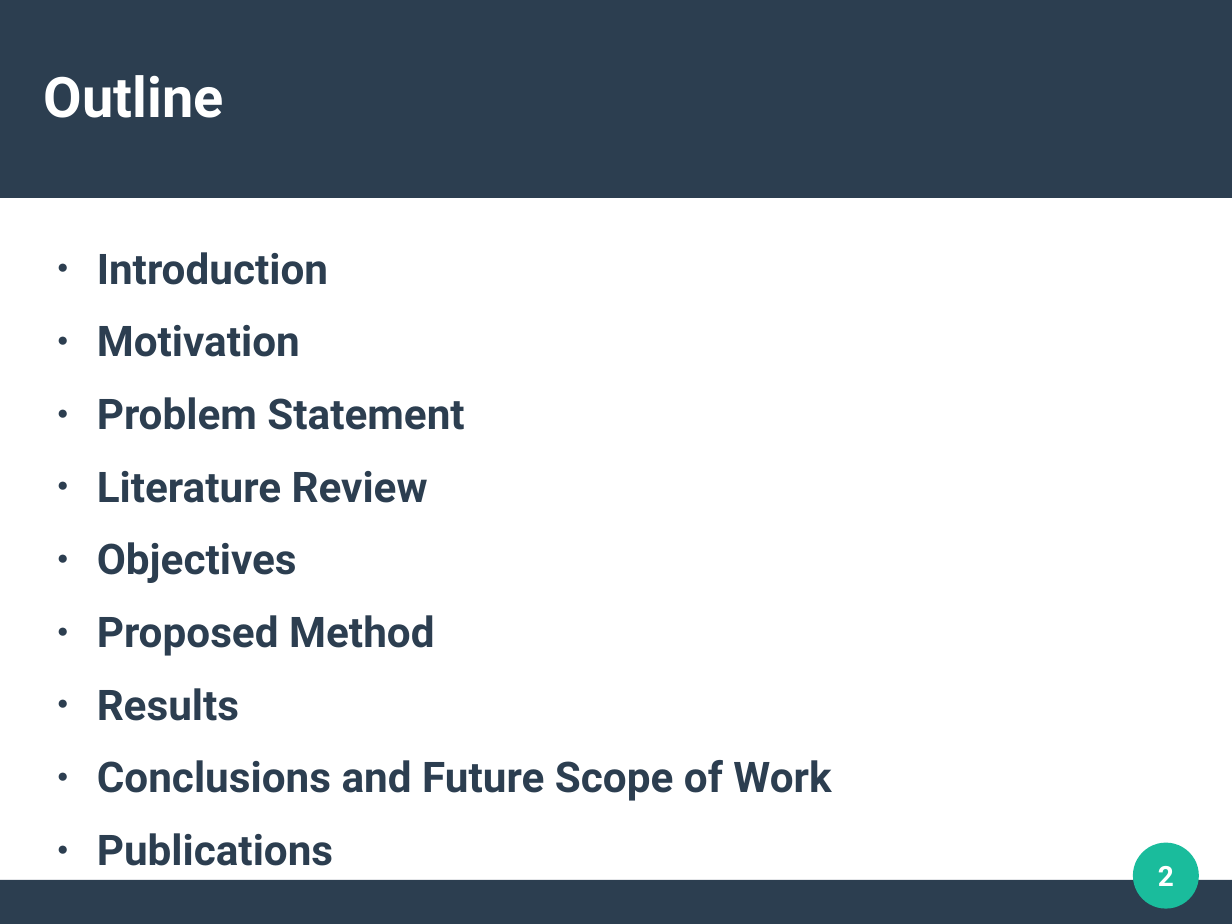
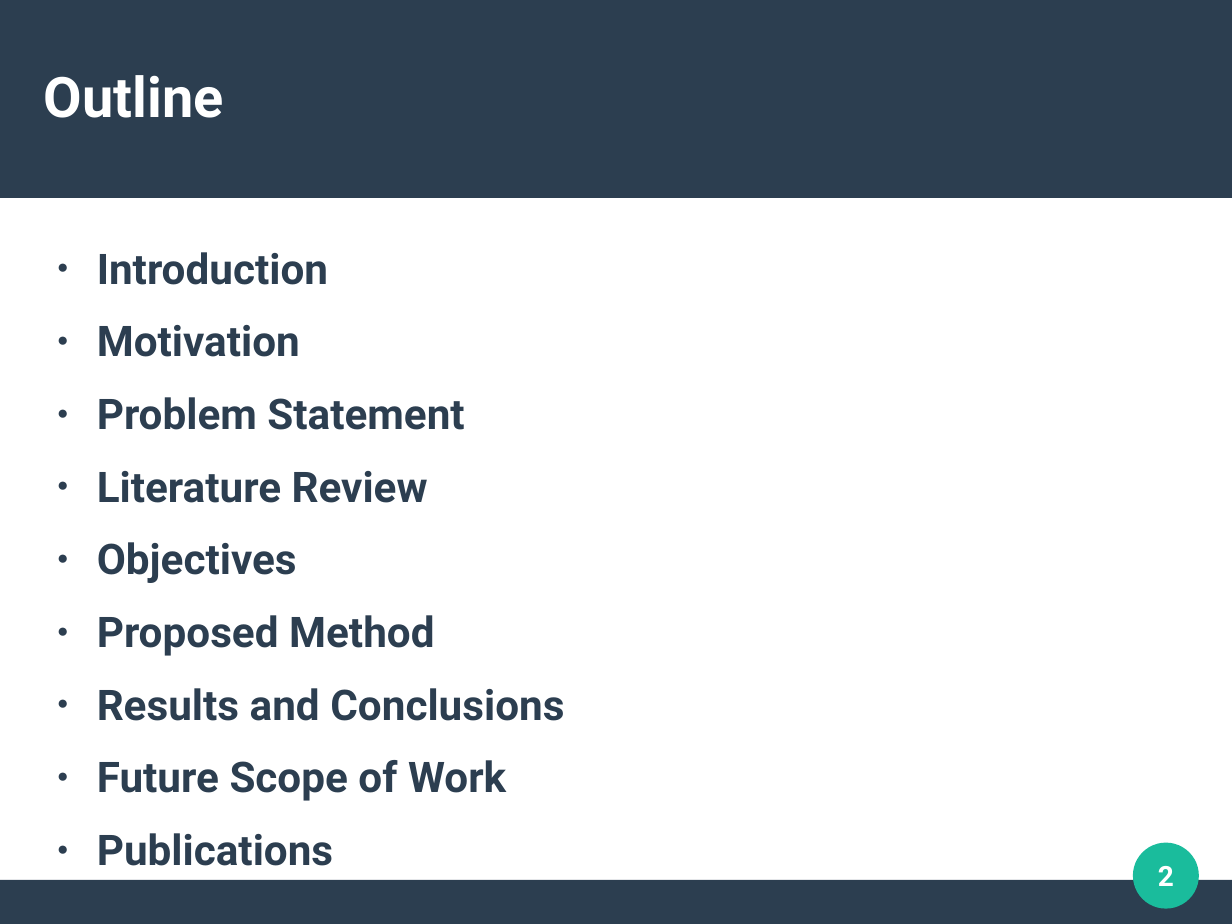
Before and after one commit to mysterious-29/Thesis, a slide deck: slide 2 of PPT/Final.odp. Drawn at 1232x924 pixels with LibreOffice and Linux fonts; fonts in the diff are those of the drawing. Boxes give left, top, right and bottom in pixels: in the first picture for what was removed or moved away, otherwise in the second. Text is boxed around its words. In the diff, an @@ line names an element or a change of style, - is before the commit and + after.

```diff
--- a/PPT/Final.odp
+++ b/PPT/Final.odp
@@ text at (97,688,564,801): text changed @@
-● Results
-● Conclusions and Future Scope of Work
+● Results and Conclusions
+● Future Scope of Work
```
Also in this commit, not shown: 6 other slides changed, 7 slides added, 2 slides removed, 3 other files.
